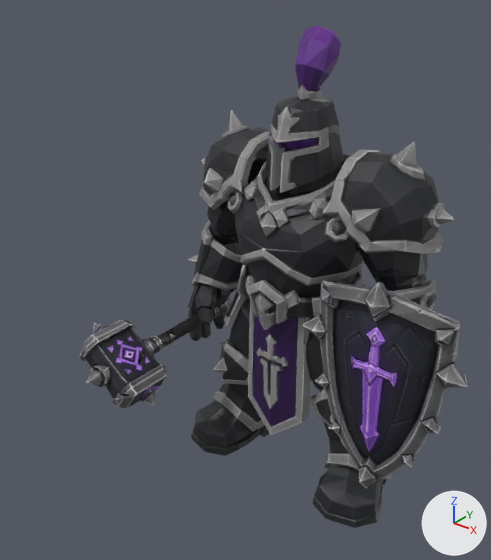
A saved change to the FBX model assets/stations/foe_knight_heavy_forge.fbx.
The view is the same before and after, from a camera (50 mm lens) standing at (6.32, -8.96, 10.18) and looking at (-0.23, -0.77, 5.1). The axes (+X, +Y, +Z) are drawn at lower right. The lights are the same throughout. The picture after the commit comes second.

The first picture shows 'foe_knight_heavy_forge_body'.
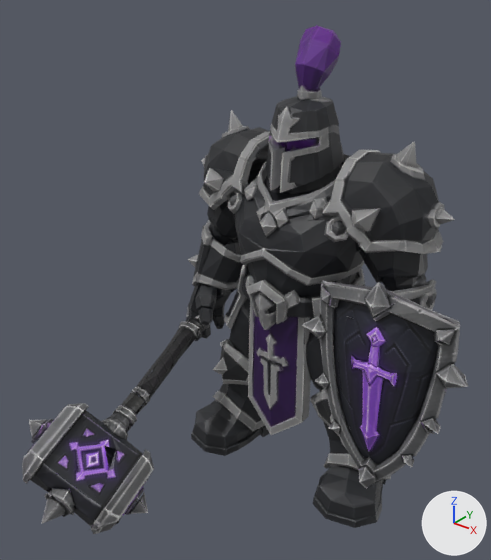
The newer file is also turned or shifted as a whole; pictures and numbers use the older file's frame.

The change, as JSON lines over the scene's bpy script:
```json
{"block": "me_foe_knight_heavy_forge_body", "where": "# used by ob_foe_knight_heavy_forge_body; location = (0.0, 0.0, 0.0)"}
{"op": "remove", "block": "me_foe_knight_heavy_forge_body", "code": "me_foe_knight_heavy_forge_body.from_pydata(...)  # 4292 vertices, 6748 faces; spans x -3.28..3.57, y -2.64..2.64, z 0.0..9.0"}
{"op": "add", "block": "me_foe_knight_heavy_forge_body", "code": "me_foe_knight_heavy_forge_body.from_pydata(...)  # 4446 vertices, 6948 faces; spans x -3.15..3.57, y -4.32..2.64, z 0.0..9.0"}
{"block": "me_foe_knight_heavy_forge_body", "change": "me_foe_knight_heavy_forge_body part 1: the loose piece of 5 vertices spanning x -2.51..-2.34, y -0.78..-0.54, z 2.86..3.03 is multiplied about its middle by the matrix ((1.365, -0.199, 0.032), (0.199, 1.297, -0.428), (0.032, 0.428, 1.312)), then moved by (0.25, -1.05, -0.92)"}
{"block": "me_foe_knight_heavy_forge_body", "change": "me_foe_knight_heavy_forge_body part 2: 27 loose pieces with 577 vertices, spanning x -3.28..-1.7, y -2.64..1.07, z 2.31..3.65, are deleted"}
{"block": "me_foe_knight_heavy_forge_body", "change": "me_foe_knight_heavy_forge_body part 3: 139 vertices removed from x -2.74..-2.28, y -0.55..1.61, z 2.73..3.3; 870 vertices added at x -3.15..-0.95, y -4.32..1.18, z 0.58..3.22"}
```

Location of each change, [x1, y1, x2, y2] in pixels of the pictures (491 x 560 px; the box of a moved part takes in the faces that stretch with it):
```json
{"object": "foe_knight_heavy_forge_body", "change": "reshaped", "before": [79, 25, 468, 528], "after": [22, 25, 468, 534], "on screen": "15% wider"}
{"part": 1, "of": "me_foe_knight_heavy_forge_body", "change": "moved or reshaped", "before": [163, 339, 172, 347], "after": [136, 402, 146, 415]}
{"part": 2, "of": "me_foe_knight_heavy_forge_body", "change": "deleted", "before": [79, 306, 222, 409]}
{"part": 3, "of": "me_foe_knight_heavy_forge_body", "change": "built on", "before": [162, 298, 233, 341], "after": [22, 308, 210, 534]}
```
